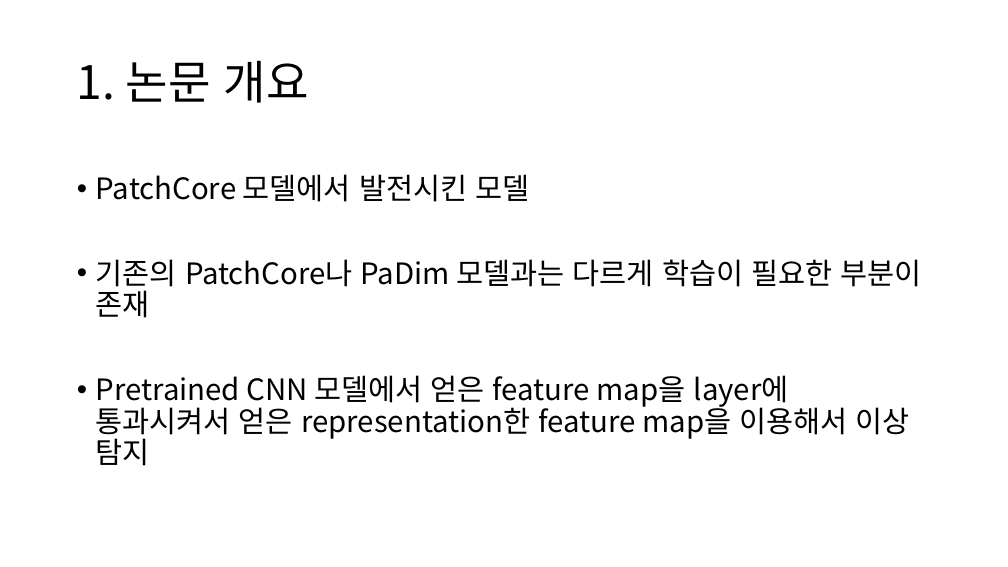
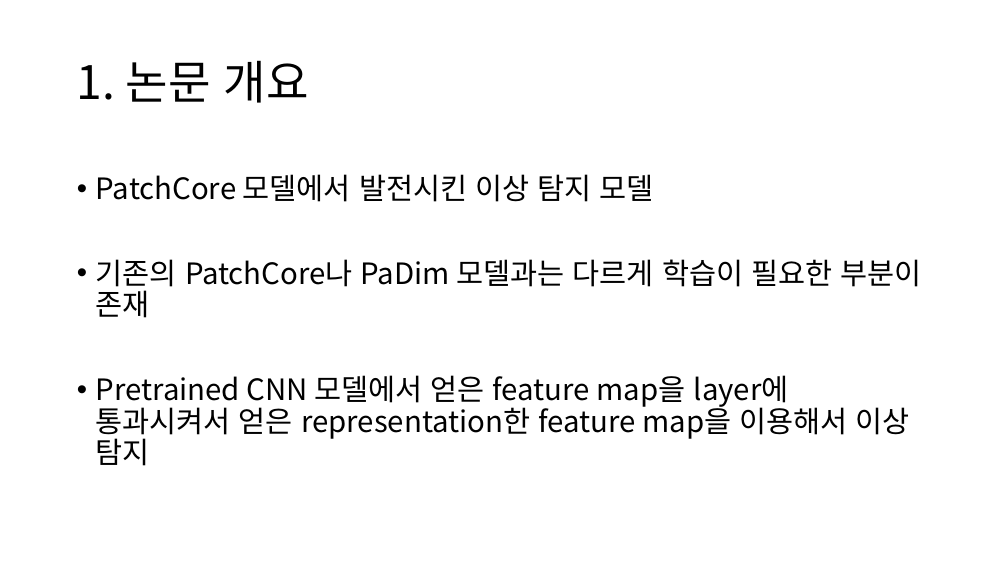
Before and after one commit to chroion/paper-review, a slide deck: slide 2 of ReConPatch, Contrastive Patch Representation Learning for Industrial/ReConPatch, Contrastive Patch Representation Learning for Industrial.pptx. Drawn at 1008x567 pixels with LibreOffice and Linux fonts; fonts in the diff are those of the drawing. Boxes give left, top, right and bottom in pixels: in the first picture for what was removed or moved away, otherwise in the second. Text is boxed around its words. In the diff, an @@ line names an element or a change of style, - is before the commit and + after.

```diff
--- a/ReConPatch, Contrastive Patch Representation Learning for Industrial/ReConPatch, Contrastive Patch Representation Learning for Industrial.pptx
+++ b/ReConPatch, Contrastive Patch Representation Learning for Industrial/ReConPatch, Contrastive Patch Representation Learning for Industrial.pptx
@@ text at <box>96,174,654,202</box>: text changed @@
-• PatchCore 모델에서 발전시킨 모델
+• PatchCore 모델에서 발전시킨 이상 탐지 모델
```
Also in this commit, not shown: 1 slide added.
